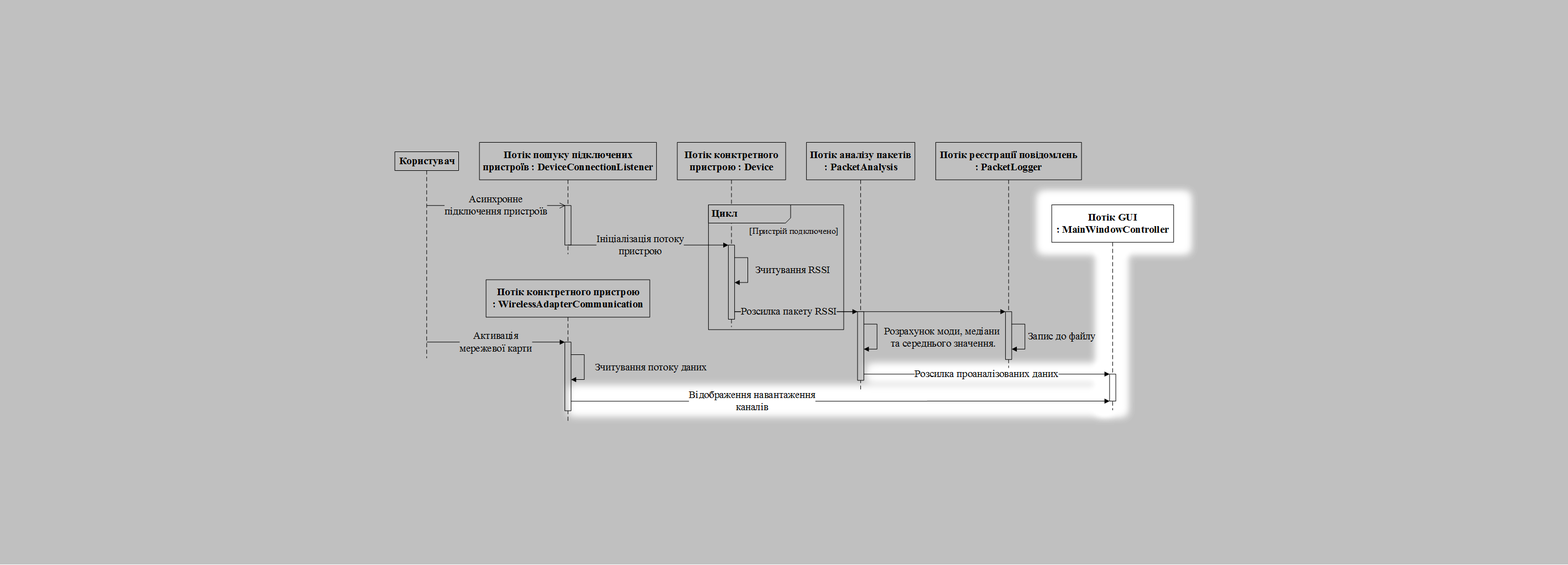
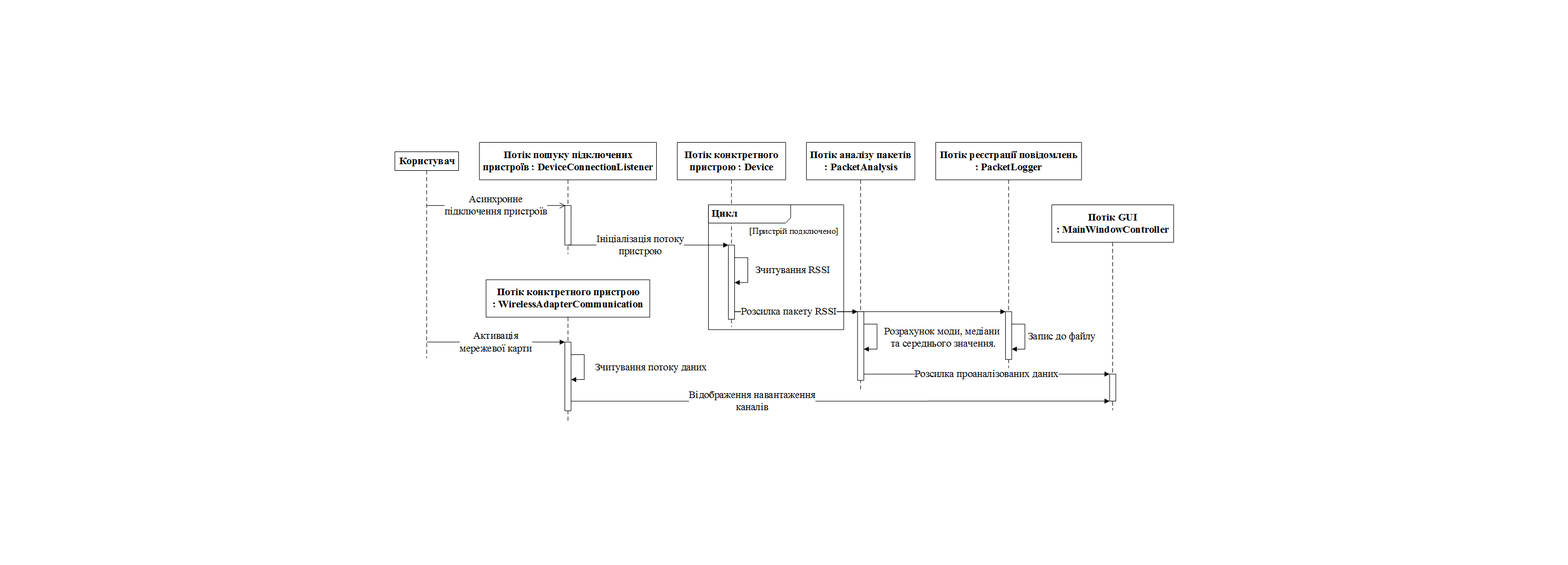
Comparing the layer stacks of the two 1568×565 images. Changes:
hid "MainWindwosController + Broadcusted data" over [0, 0, 1568, 565]
